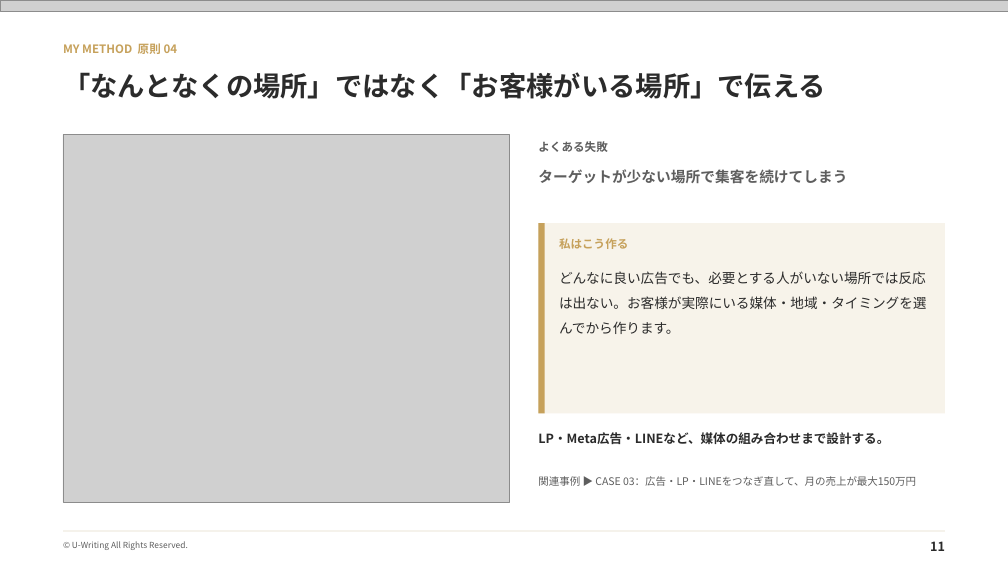
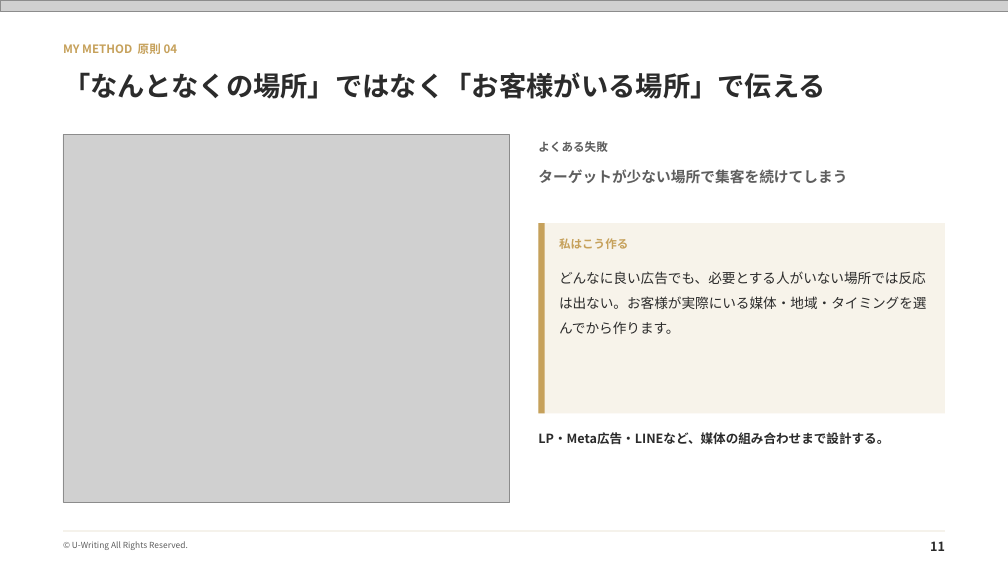
Before and after one commit to coderyu8-ship-it/claude-code-project, a slide deck: slide 11 of sales/U-writing_sales_v5.pptx. Drawn at 1008x567 pixels with LibreOffice and Linux fonts; fonts in the diff are those of the drawing; grey boxes stand for pictures. Boxes give left, top, right and bottom in pixels: in the first picture for what was removed or moved away, otherwise in the second. Text is boxed around its words. In the diff, an @@ line names an element or a change of style, - is before the commit and + after.

```diff
--- a/sales/U-writing_sales_v5.pptx
+++ b/sales/U-writing_sales_v5.pptx
@@ text removed at (538, 476, 916, 486) @@
-関連事例 ▶ CASE 03：広告・LP・LINEをつなぎ直して、月の売上が最大150万円
```
Also in this commit, not shown: 4 other slides changed, 1 slide removed, 3 other files.
